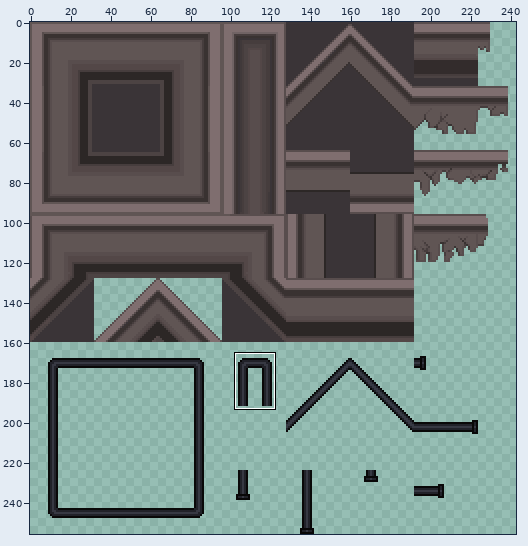
Two states of a sprite sheet, Sprites/Tilesets/tiles_sheet_world3.png. Above: a wide view before the commit, with the close-up outlined.
Close-up. Before the commit:
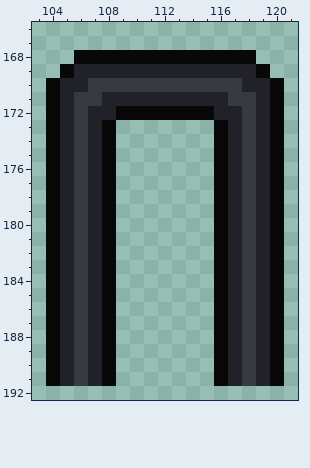
The file is 256x256 pixels. Pixels under 10% opacity are left out. Colours within 5 levels of each other are drawn and written as one. Shown: x 103..121, y 166..192. The wide view leaves out empty margins. The commit also changed other parts of the picture, which this record leaves out.
New version:
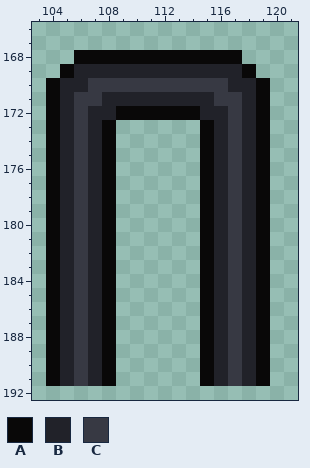
Palette (. is transparent): A #090808  B #212229  C #373943
Diff:
Changed rows in their new state; - is an unchanged pixel.
first column x 115:
168 ---.--
169 ---A.-
170 --B-A.
171 -C-BA.
172 B-CBA.
173 ABCBA.
174 ABCBA.
175 ABCBA.
176 ABCBA.
177 ABCBA.
178 ABCBA.
179 ABCBA.
180 ABCBA.
181 ABCBA.
182 ABCBA.
183 ABCBA.
184 ABCBA.
185 ABCBA.
186 ABCBA.
187 ABCBA.
188 ABCBA.
189 ABCBA.
190 ABCBA.
191 ABCBA.
Boxes around the changes in both close-ups, in picture pixels (x1, y1, x2, y2):
changed: (200, 50, 284, 386)
